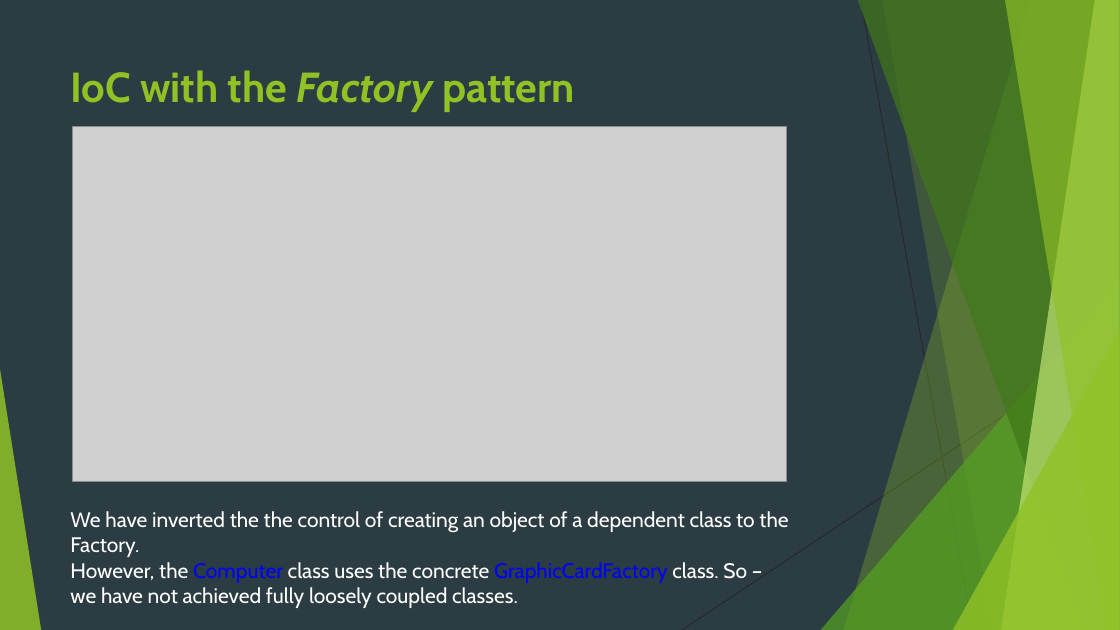
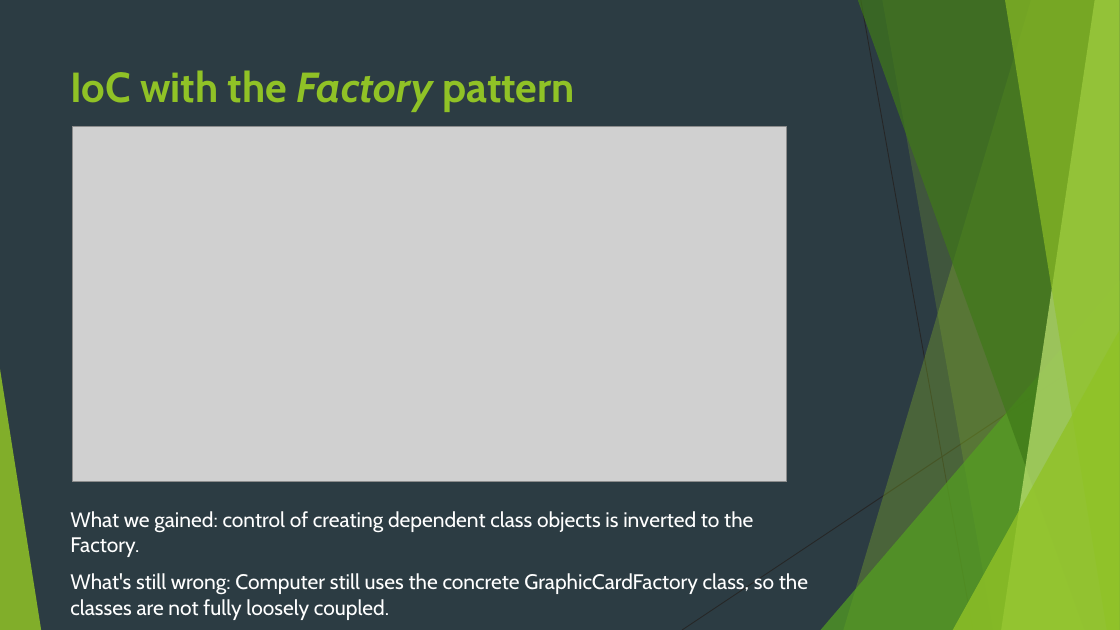
Before and after one commit to idanshal/sb-todo-app-tdp, a slide deck: slide 13 of course_data/presentations/practical_spring_boot_for_tdp.pptx (slide 11 before the commit). Drawn at 1120x630 pixels with LibreOffice and Linux fonts; fonts in the diff are those of the drawing; grey boxes stand for pictures. Boxes give left, top, right and bottom in pixels: in the first picture for what was removed or moved away, otherwise in the second. Text is boxed around its words. In the diff, an @@ line names an element or a change of style, - is before the commit and + after.

```diff
--- a/course_data/presentations/practical_spring_boot_for_tdp.pptx
+++ b/course_data/presentations/practical_spring_boot_for_tdp.pptx
@@ text at box(70, 511, 808, 620): text changed @@
-We have inverted the the control of creating an object of a dependent class to the Factory.
-However, the Computer class uses the concrete GraphicCardFactory class. So – we have not achieved fully loosely coupled classes.
+What we gained: control of creating dependent class objects is inverted to the Factory.
+What's still wrong: Computer still uses the concrete GraphicCardFactory class, so the classes are not fully loosely coupled.
```
Also in this commit, not shown: 10 other slides changed, 3 slides added, 16 other files.
